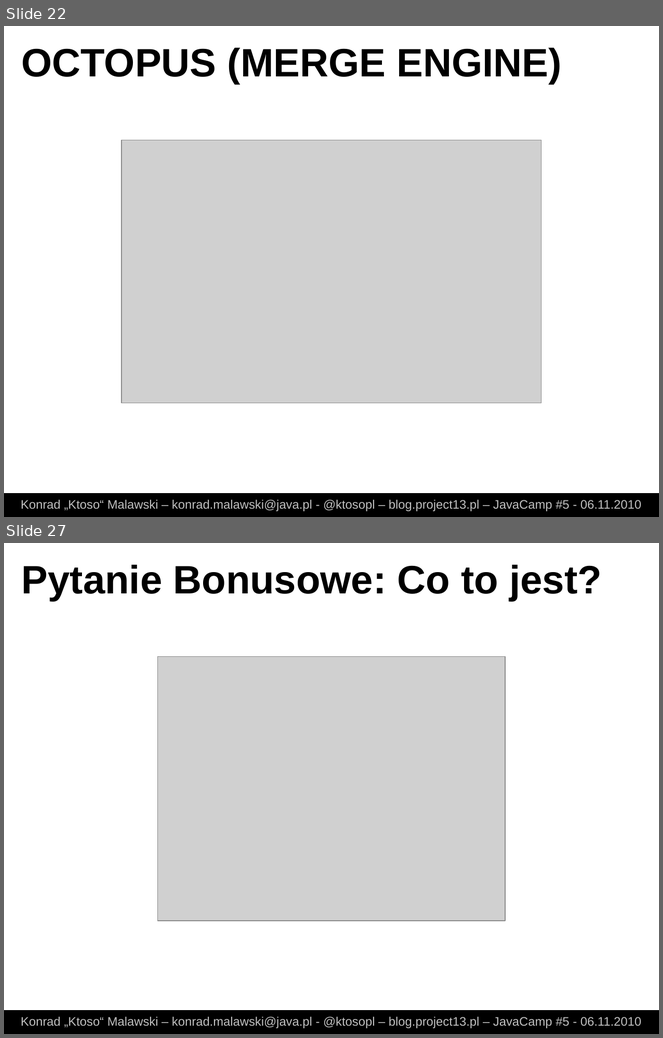
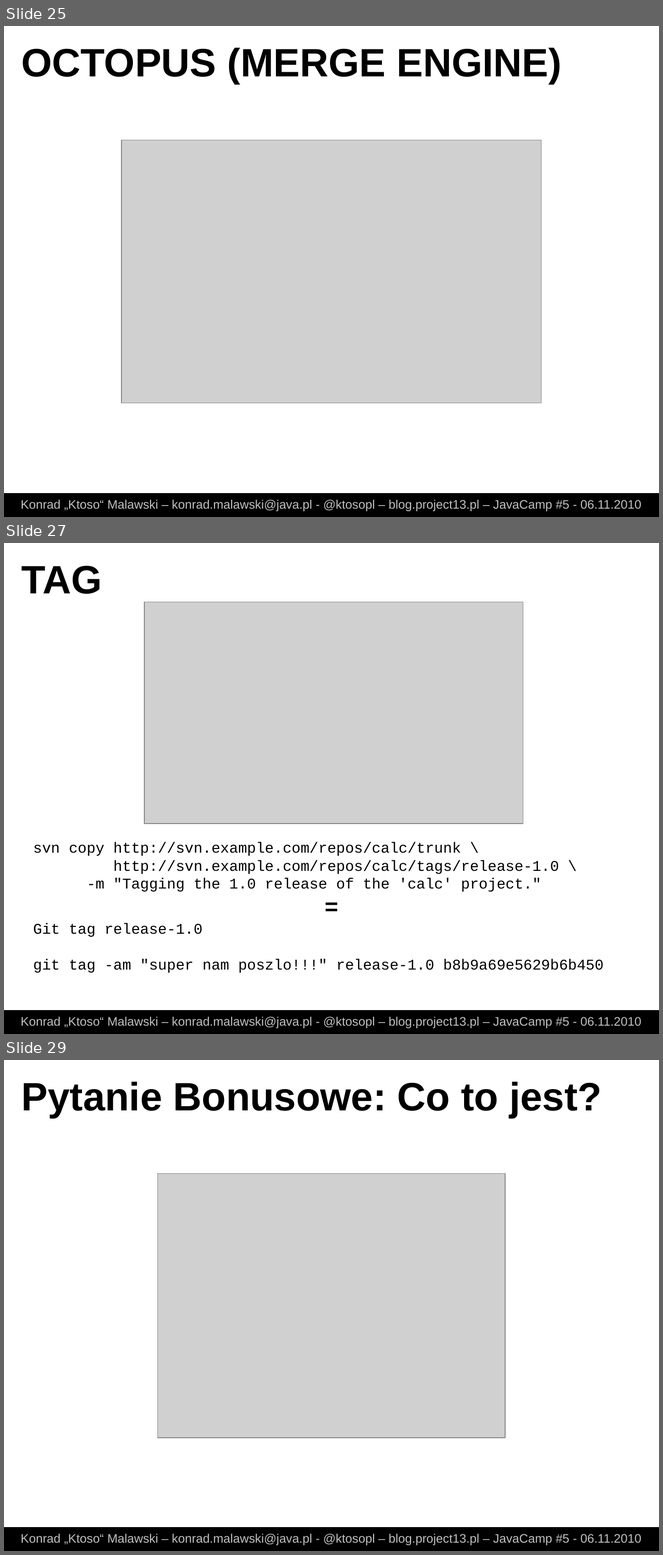
Before and after one commit to ktoso/git-presentation, a slide deck: slides.odp. Shown one above the other, each under a label of ours: slides 22 and 27 before the commit, slides 25, 27 and 29 after it; the slides between them are not shown. The pictures are 663x1038 and 663x1555 pixels, drawn with LibreOffice and Linux fonts; fonts in the diff are those of the drawing; grey boxes stand for pictures. Boxes give left, top, right and bottom in pixels: in the first picture for what was removed or moved away, otherwise in the second. Text is boxed around its words. In the diff, an @@ line names an element or a change of style, - is before the commit and + after.

```diff
--- a/slides.odp
+++ b/slides.odp
@@ slide 27 added at (x1=4, y1=543, x2=659, y2=1034), background #FFFFFF @@
@@ text added at (x1=22, y1=565, x2=102, y2=594), 48 pt, text #000000, bold @@
+TAG
@@ picture added at (x1=144, y1=602, x2=523, y2=824) @@
@@ text added at (x1=33, y1=843, x2=604, y2=973), 18 pt, text #000000 @@
+svn copy http://svn.example.com/repos/calc/trunk \
+http://svn.example.com/repos/calc/tags/release-1.0 \
+-m "Tagging the 1.0 release of the 'calc' project."
+=
+Git tag release-1.0
+git tag -am "super nam poszlo!!!" release-1.0 b8b9a69e5629b6b450
@@ rectangle added at (x1=4, y1=1011, x2=659, y2=1034), fill #000000, outline #000000 0 pt @@
@@ text added at (x1=21, y1=1017, x2=642, y2=1029), 15 pt, text #C0C0C0 @@
+Konrad „Ktoso“ Malawski – konrad.malawski@java.pl - @ktosopl – blog.project13.pl – JavaCamp #5 - 06.11.2010
@@ what was slide 22 is now slide 25 @@
@@ what was slide 27 is now slide 29 @@
```
Also in this commit, not shown: 4 slides changed, 1 other slide added, 3 other files.
